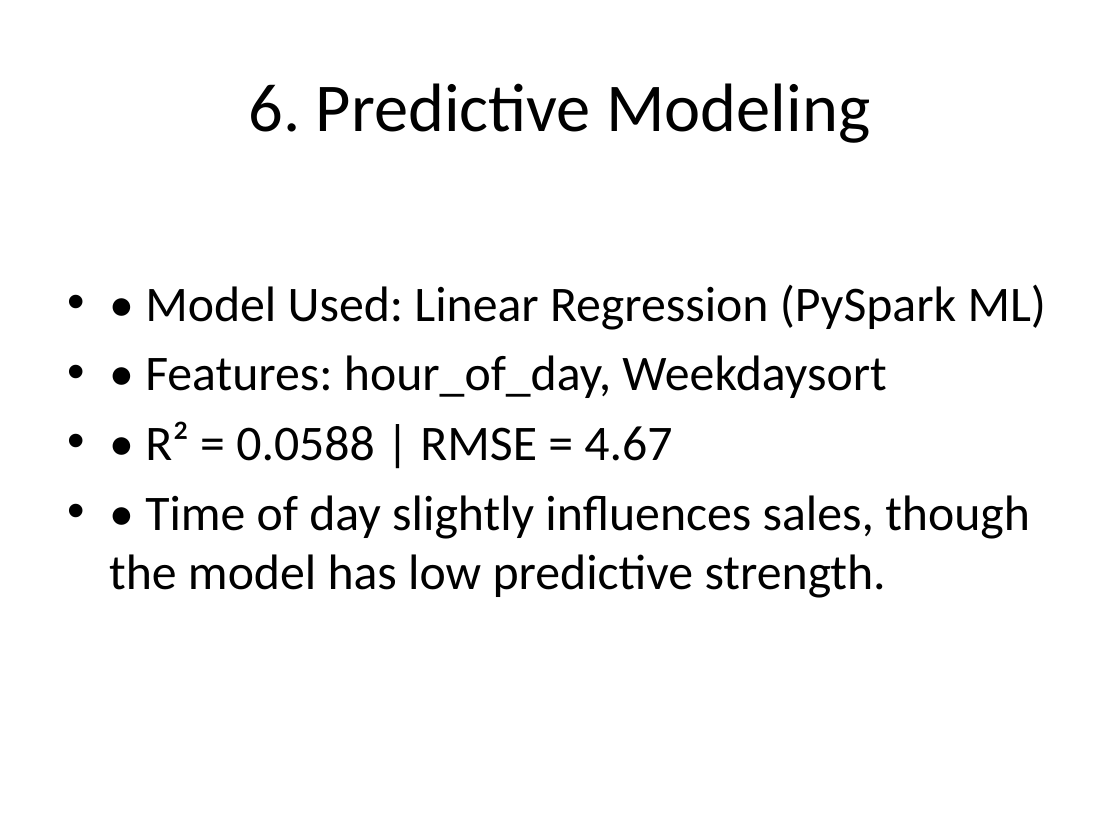
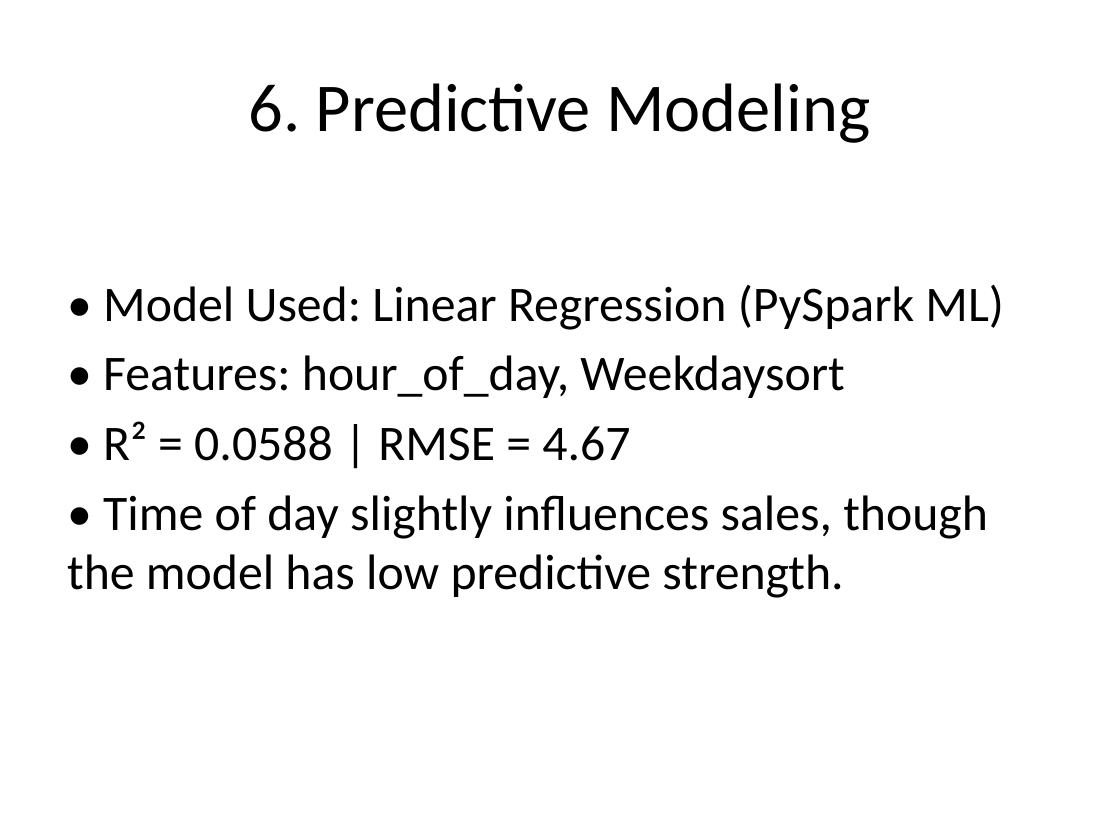
Before and after one commit to vaishnavi-231204/BIG-DATA-ANALYTICS, a slide deck: slide 10 of 7. Coffee Sales Analysis/Coffee_Sales_Analysis_Presentation (1).pptx. Drawn at 1120x840 pixels with LibreOffice and Linux fonts; fonts in the diff are those of the drawing. Boxes give left, top, right and bottom in pixels: in the first picture for what was removed or moved away, otherwise in the second. Text is boxed around its words. In the diff, an @@ line names an element or a change of style, - is before the commit and + after.

```diff
--- a/7. Coffee Sales Analysis/Coffee_Sales_Analysis_Presentation (1).pptx
+++ b/7. Coffee Sales Analysis/Coffee_Sales_Analysis_Presentation (1).pptx
@@ text "• Model Used: Linear Regression ..." at <box>67,284,1004,598</box>: bullet • to none @@
```
Also in this commit, not shown: 6 other slides changed.
